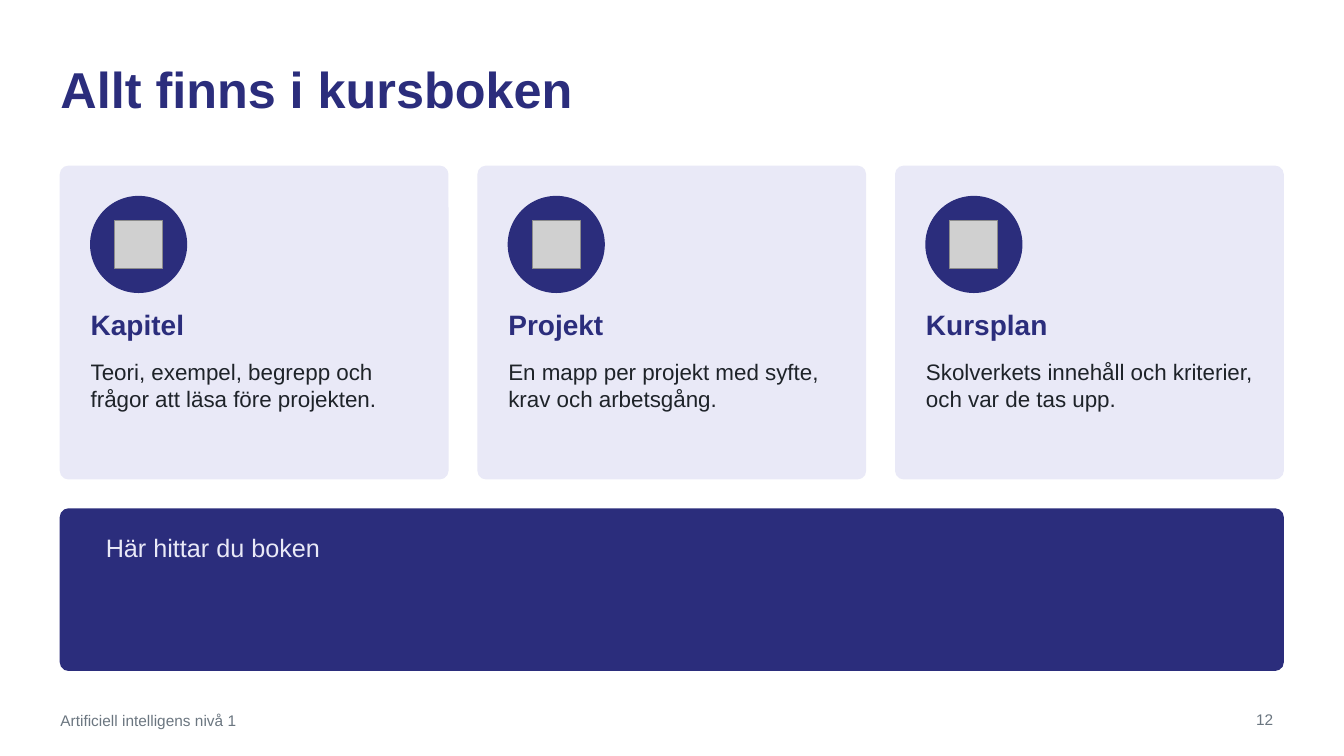
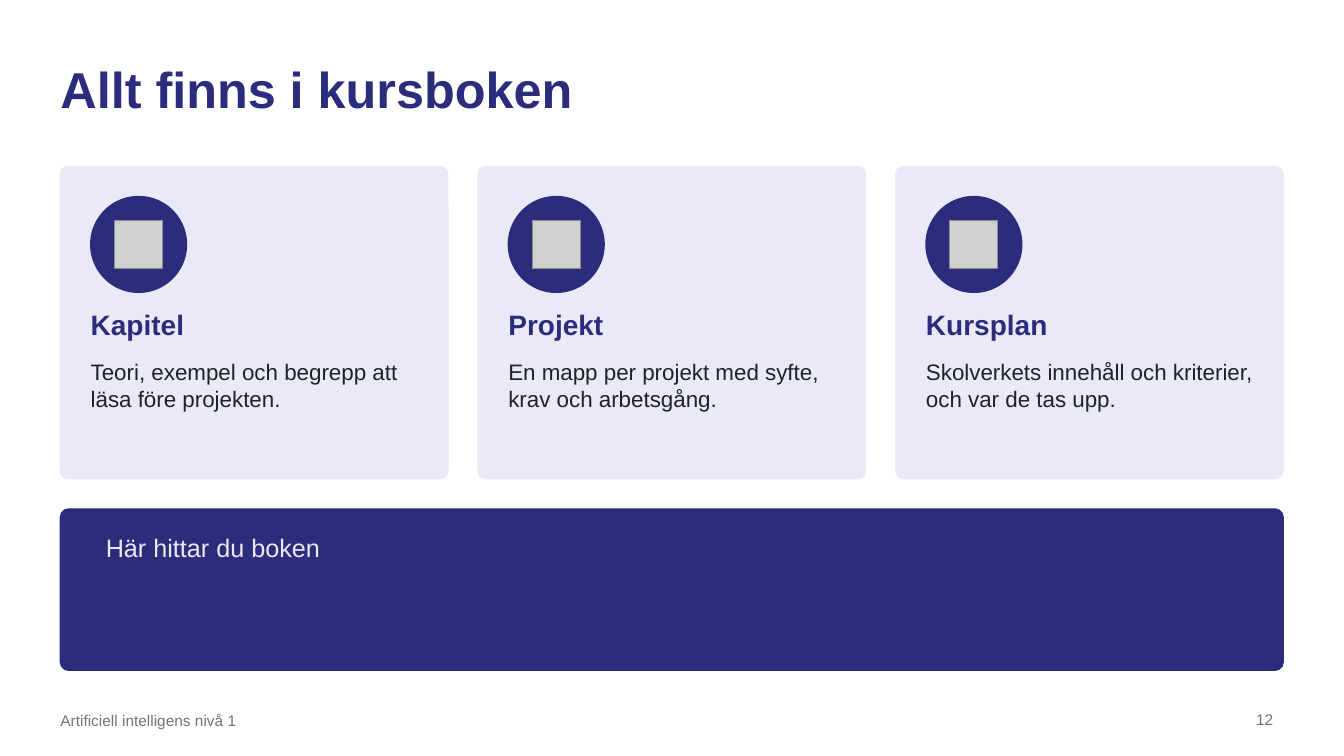
Before and after one commit to abbindustrigymnasium/artificiell-intelligens1, a slide deck: slide 12 of Artificiell intelligens 1 - Kurspresentation.pptx. Drawn at 1344x756 pixels with LibreOffice and Linux fonts; fonts in the diff are those of the drawing; grey boxes stand for pictures. Boxes give left, top, right and bottom in pixels: in the first picture for what was removed or moved away, otherwise in the second. Text is boxed around its words. In the diff, an @@ line names an element or a change of style, - is before the commit and + after.

```diff
--- a/Artificiell intelligens 1 - Kurspresentation.pptx
+++ b/Artificiell intelligens 1 - Kurspresentation.pptx
@@ text at (91, 363, 397, 412): text changed @@
-Teori, exempel, begrepp och frågor att läsa före projekten.
+Teori, exempel och begrepp att läsa före projekten.
```
Also in this commit, not shown: 11 other files.
